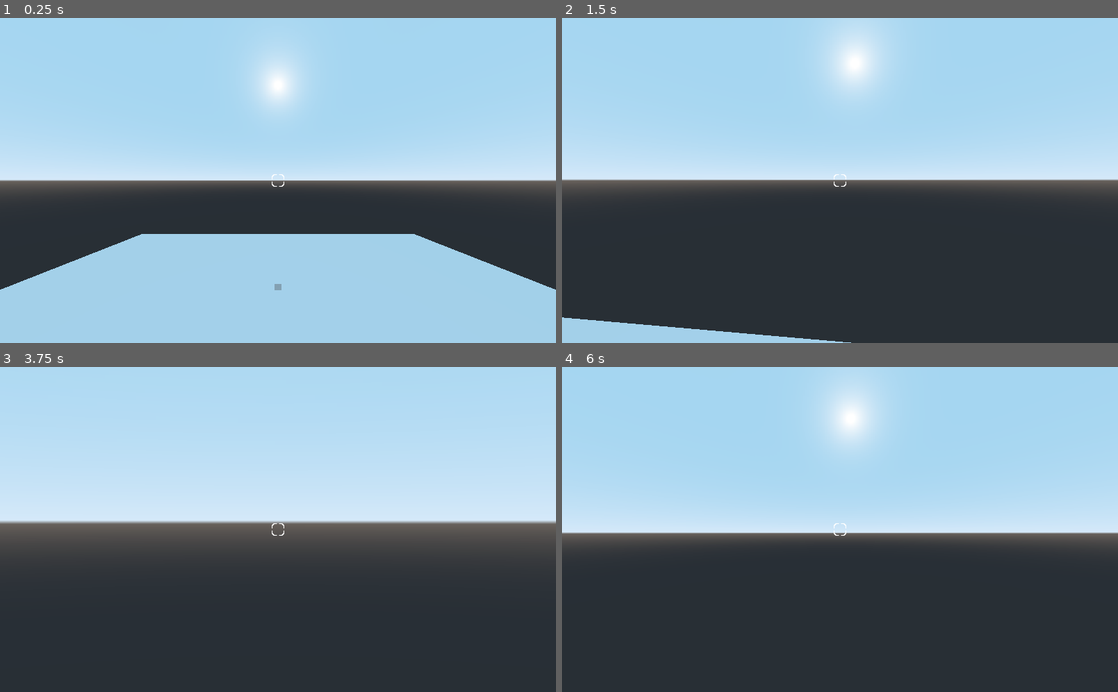
Above: before the commit, frames 1-4 (two rows, left to right).
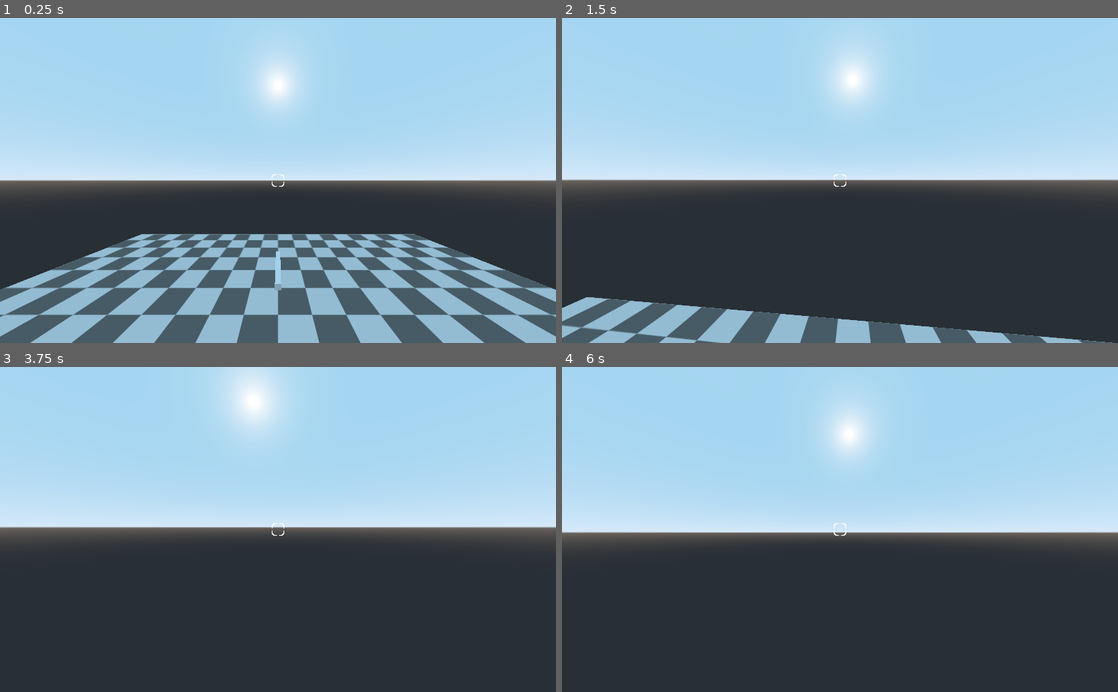
Above: after the commit, the same moments.

Repository: idiscipulo/ShooterNBS
Game: Godot game, scene res://Scenes/TestWorld.tscn
The game is run twice, just before and just after one commit, with the same random seed, the same clock (stepped at 60 frames per second) and the same inputs.
Inputs (mouse positions are in pixels of both pictures, inside the frame that each line leads up to):
- Up to frame 1 (0.25 s): no input
- Up to frame 2 (1.5 s): move the mouse to (867, 180) at 0.52 s; hold W (move_forward) from 0.53 s (still down); tap E (interact) at 0.6 s; tap Space (jump) at 0.77 s; move the mouse to (812, 180) at 1.27 s; right-click (812, 180) at 1.35 s
- Up to frame 3 (3.75 s): keep holding W (move_forward); tap Space (jump) at 1.52, 3.02, 3.5 s; tap E (interact) at 1.55, 2.1, 2.85 s; move the mouse to (289, 523) at 2.02 s; tap Enter at 2.75 s; move the mouse to (272, 536) at 2.77 s; move the mouse to (316, 532) at 3.52 s; hold Right mouse button (aim) from 3.53 s (still down)
- Up to frame 4 (6 s): tap Space (jump) at 3.77, 4.52, 5 s; tap E (interact) at 3.8, 4.35, 5.1 s; tap Enter at 4.25, 5.75 s; move the mouse to (795, 526) at 4.27 s; release Right mouse button (aim) at 4.28 s; move the mouse to (845, 529) at 5.02 s; move the mouse to (817, 523) at 5.77 s; release W (move_forward) at 5.78 s; hold D (move_right) from 5.78 s (still down); right-click (817, 523) at 5.85 s

The runs differ from the first frame. In frame 1, 16% of the frame differs, in the area x 0-100%, y 66-100%; in frame 2, 7.0%; in frame 3, 3.4%; in frame 4, 0.9%.

Commit message:
tiled floor and item pickup

Diff:
--- a/Nodes/Character/Character.gd
+++ b/Nodes/Character/Character.gd
@@ -57,13 +57,14 @@
 			print("Interacting...")
 			var target = reach_cast.get_collider()
 			if target.is_in_group("Item"):
-				print("ItemGround...")
 
-				target.queue_free()
+				target.get_node("CollisionShape").disabled = true
+				var target_parent = target.get_parent()
+				target_parent.remove_child(target)
 
-				var weapon = ItemLoader.ItemTemplate.instance()
-				hand.add_child(weapon)
-				weapon.rotation = hand.rotation
+				hand.add_child(target)
+				target.rotation = hand.rotation
+				target.transform = transform.basis
 
 	if Input.is_action_pressed("aim"):
 		hand.transform.origin = hand.transform.origin.linear_interpolate(ads_position, ads_speed * delta)
--- a/Nodes/Character/Character.tscn
+++ b/Nodes/Character/Character.tscn
@@ -2,8 +2,6 @@
 
 [ext_resource path="res://Nodes/Character/Character.gd" type="Script" id=1]
 [ext_resource path="res://Images/crosshair_default.png" type="Texture" id=2]
-
-
 
 [sub_resource type="CapsuleMesh" id=1]
 mid_height = 3.0
@@ -13,9 +11,9 @@
 
 [node name="Character" type="KinematicBody"]
 script = ExtResource( 1 )
-ads_fov = 30
+ads_fov = 85
 default_position = Vector3( 0.4, -0.35, -1 )
-ads_position = Vector3( 0.4, -0.35, -1 )
+ads_position = Vector3( 0, -0.2, -1 )
 
 [node name="MeshInstance" type="MeshInstance" parent="."]
 transform = Transform( 1, 0, 0, 0, -1.62921e-07, -1, 0, 1, -1.62921e-07, 0, 0, 0 )
--- a/Scenes/TestWorld.tscn
+++ b/Scenes/TestWorld.tscn
@@ -1,22 +1,39 @@
-[gd_scene load_steps=5 format=2]
+[gd_scene load_steps=7 format=2]
 
 [ext_resource path="res://Nodes/Items/ItemTemplate/ItemTemplate.tscn" type="PackedScene" id=1]
 [ext_resource path="res://Nodes/Character/Character.tscn" type="PackedScene" id=2]
+[ext_resource path="res://Images/tile_default.png" type="Texture" id=3]
 
 [sub_resource type="CubeMesh" id=1]
+
+[sub_resource type="SpatialMaterial" id=3]
+flags_world_triplanar = true
+albedo_texture = ExtResource( 3 )
+uv1_scale = Vector3( 0.5, 0.5, 0.5 )
+uv1_triplanar = true
 
 [sub_resource type="BoxShape" id=2]
 
 [node name="TestWorld" type="Spatial"]
 
-[node name="StaticBody" type="StaticBody" parent="."]
+[node name="Floor" type="StaticBody" parent="."]
 transform = Transform( 10, 0, 0, 0, 0.5, 0, 0, 0, 10, 0, 0, 0 )
 
-[node name="MeshInstance" type="MeshInstance" parent="StaticBody"]
+[node name="MeshInstance" type="MeshInstance" parent="Floor"]
 mesh = SubResource( 1 )
-material/0 = null
+material/0 = SubResource( 3 )
 
-[node name="CollisionShape" type="CollisionShape" parent="StaticBody"]
+[node name="CollisionShape" type="CollisionShape" parent="Floor"]
+shape = SubResource( 2 )
+
+[node name="Wall" type="StaticBody" parent="."]
+transform = Transform( 10, 0, 0, 0, -8.14603e-08, -10, 0, 0.5, -1.62921e-06, 0, 10, 10 )
+
+[node name="MeshInstance" type="MeshInstance" parent="Wall"]
+mesh = SubResource( 1 )
+material/0 = SubResource( 3 )
+
+[node name="CollisionShape" type="CollisionShape" parent="Wall"]
 shape = SubResource( 2 )
 
 [node name="Character" parent="." instance=ExtResource( 2 )]
--- a/project.godot
+++ b/project.godot
@@ -22,6 +22,10 @@
 [autoload]
 
 ItemLoader="*res://Scripts/ItemLoader.gd"
+
+[display]
+
+window/stretch/aspect="keep_height"
 
 [input]
 
Binary file added: Images/tile_default.png
Not shown, added: Images/tile_default.png.import
Not shown: 2 places in Nodes/Items/ItemTemplate/ItemTemplate.tscn that only renumber resources
